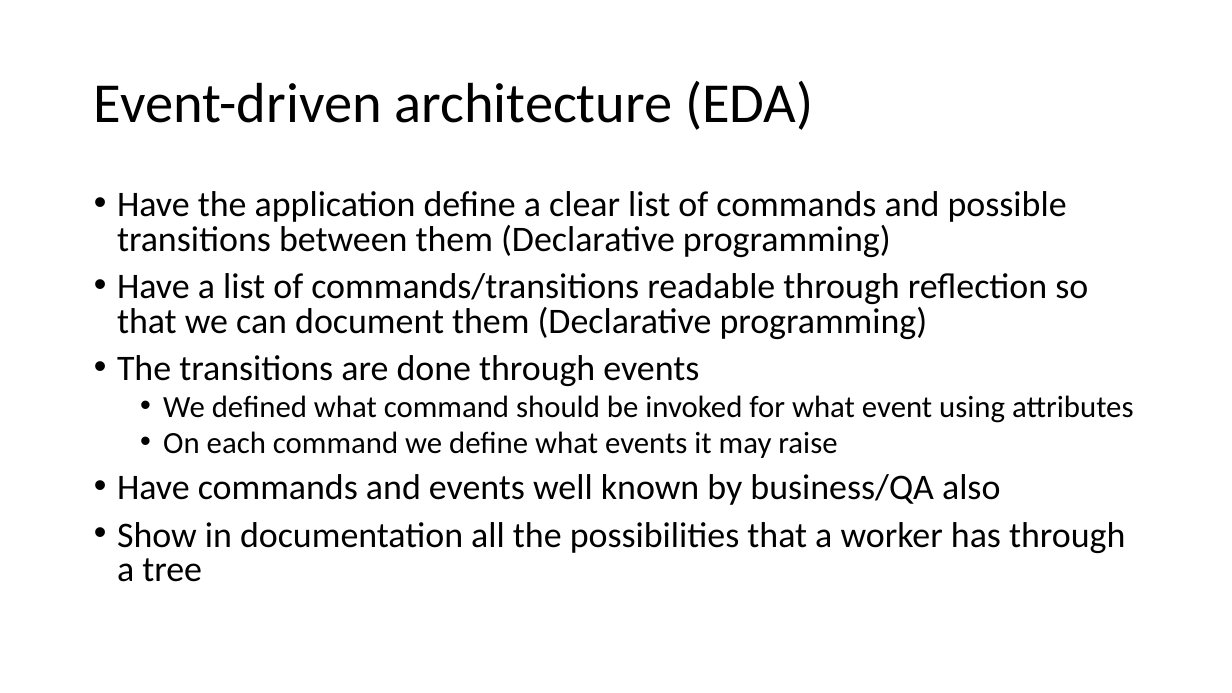
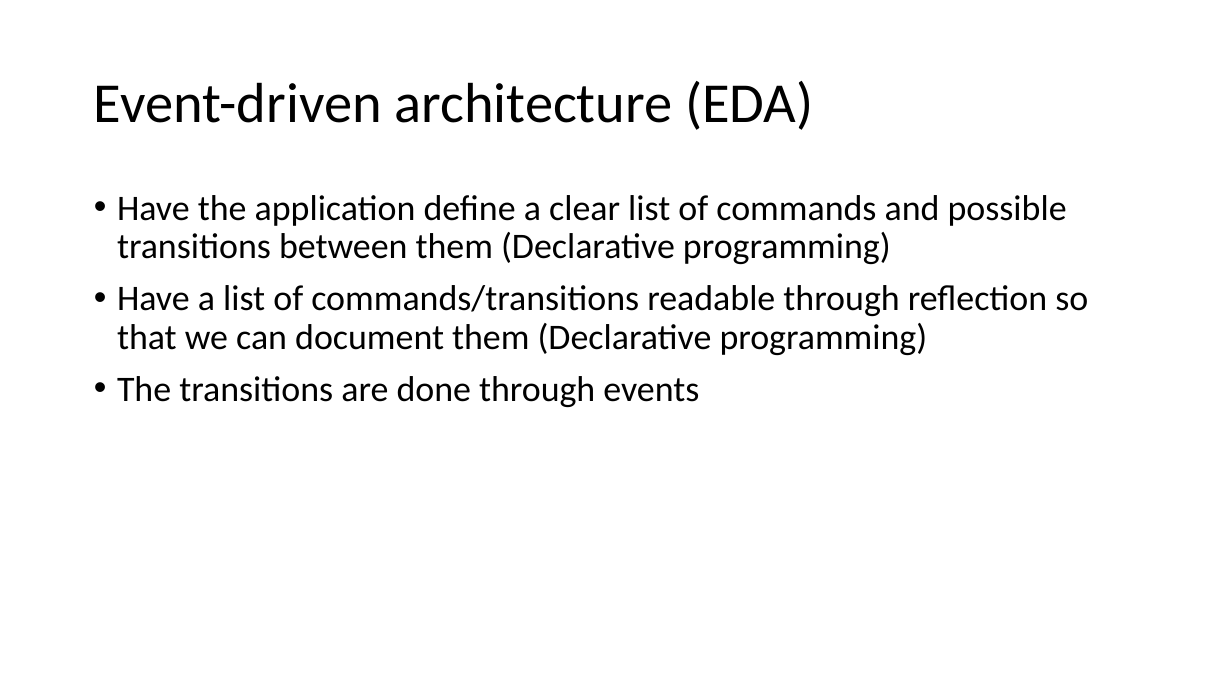
Before and after one commit to MihaiTheCoder/EventMadness, a slide deck: slide 18 of Reactive programming.pptx (slide 14 before the commit). Drawn at 1232x693 pixels with LibreOffice and Linux fonts; fonts in the diff are those of the drawing. Boxes give left, top, right and bottom in pixels: in the first picture for what was removed or moved away, otherwise in the second. Text is boxed around its words. In the diff, an @@ line names an element or a change of style, - is before the commit and + after.

```diff
--- a/Reactive programming.pptx
+++ b/Reactive programming.pptx
@@ text "Have the application define a ..." at bbox=[117, 195, 1088, 407]: line spacing 0.8 to 0.9 @@
@@ text at bbox=[117, 395, 1133, 582]: paragraphs removed @@
-  • We defined what command should be invoked for what event using attributes
-  • On each command we define what events it may raise
-• Have commands and events well known by business/QA also
-• Show in documentation all the possibilities that a worker has through a tree
```
Also in this commit, not shown: 13 other slides changed, 9 slides added, 2 slides removed.
